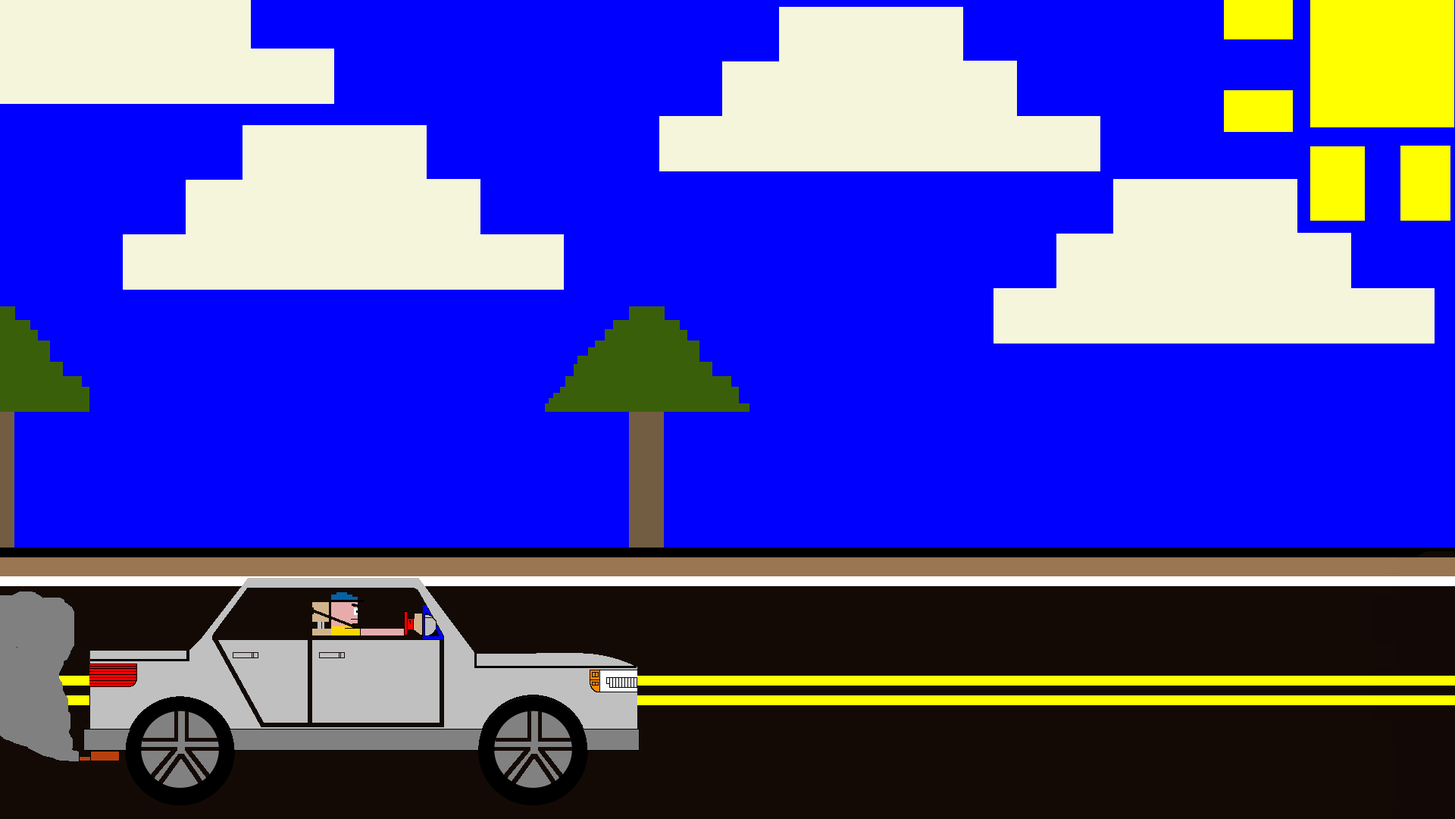
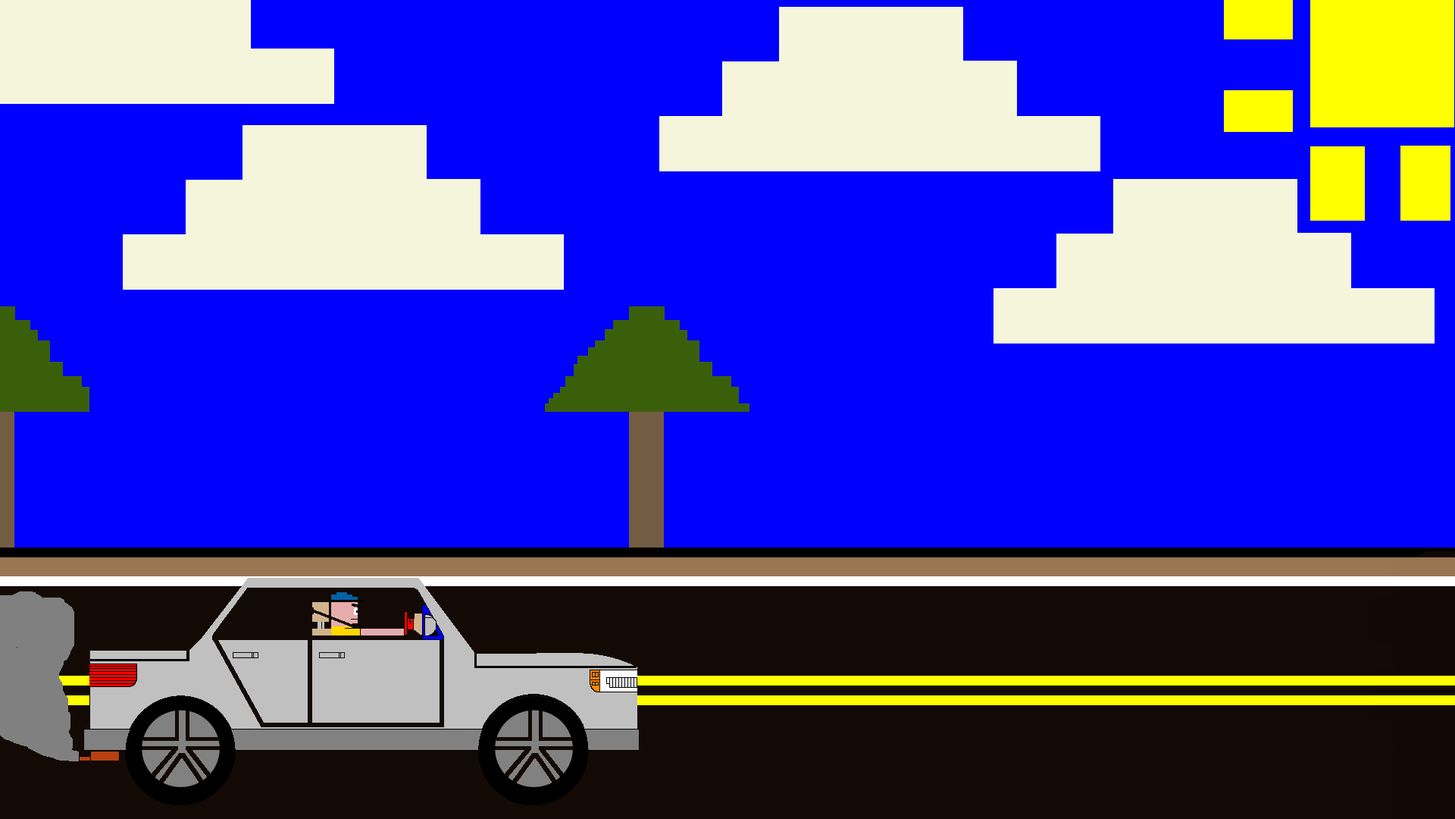
Two versions of the same layered image (1455 x 819). Layer-by-layer changes:
added layer "TIRES.xcf" above "car_not_complete-2.xcf" over [0, 590, 617, 794]
